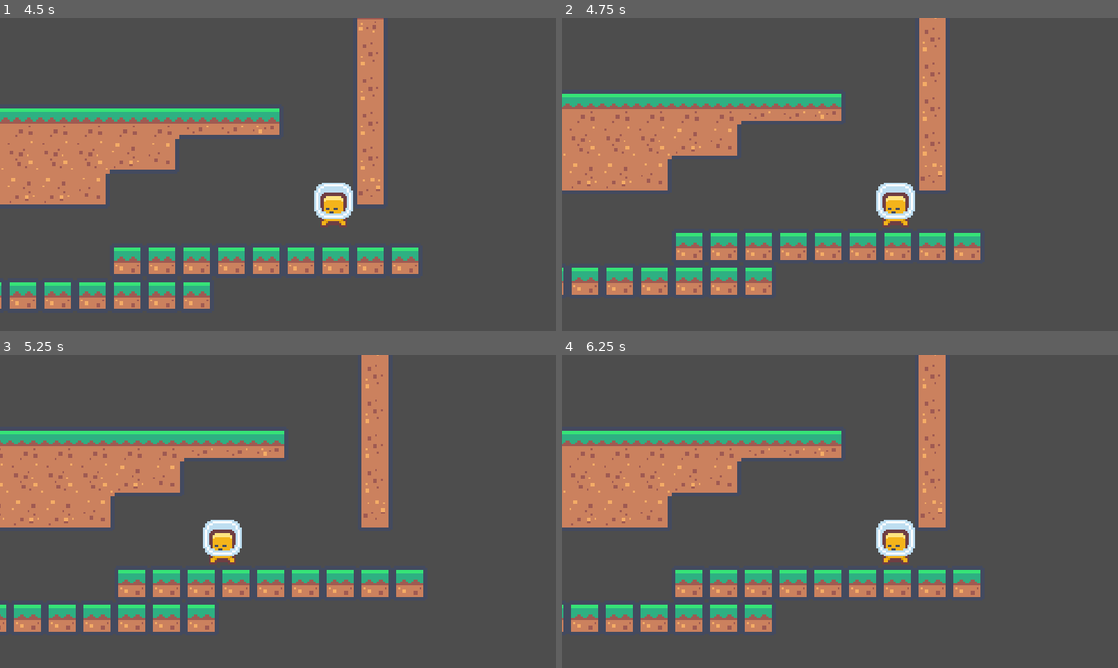
Above: before the commit, frames 1-4 (two rows, left to right).
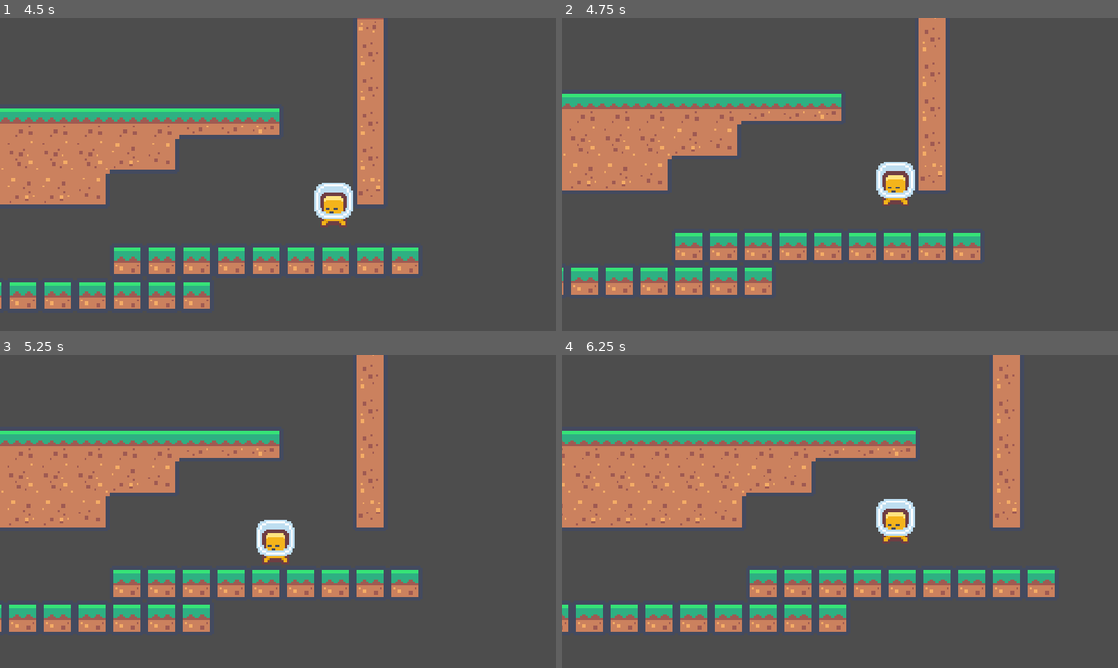
Above: after the commit, the same moments.

Repository: Kubulambula/godot-krouzek
Game: Godot game, scene res://scenes/main_menu.tscn
The game is run twice, just before and just after one commit, with the same random seed, the same clock (stepped at 60 frames per second) and the same inputs. Sound files missing from this copy of the repository are replaced by a short silence.
Inputs:
- Up to frame 1 (4.5 s): click "Play" at 0.5 s; tap Enter at 1.25 s; hold Right (ui_right) 1.28-2.78 s; tap Up (ui_up) at 1.35, 1.52, 1.82, 2.27, 2.3, 2.57, 3.05, 3.77, 3.8, 4.07 s; tap F (ability) at 2.1 s; hold Left (ui_left) 2.78-3.53 s; tap 1 (character1) at 2.85 s; hold Right (ui_right) from 3.53 s (still down); tap 2 (character2) at 3.6 s; tap 3 (character3) at 4.35 s
- Up to frame 2 (4.75 s): keep holding Right (ui_right); tap Up (ui_up) at 4.52, 4.55 s
- Up to frame 3 (5.25 s): tap Up (ui_up) at 4.82 s; release Right (ui_right) at 5.03 s; hold Left (ui_left) from 5.03 s (still down); tap 4 (character4) at 5.1 s
- Up to frame 4 (6.25 s): tap Up (ui_up) at 5.27, 5.3, 5.57, 6.05 s; release Left (ui_left) at 5.78 s; hold Right (ui_right) from 5.78 s (still down); tap L (take_damage) at 5.85 s

Frame 1 is identical in both runs. In frame 2, 1.6% of the frame differs, in the area x 1-75%, y 0-89%; in frame 3, 8.1%; in frame 4, 18%, in the area x 0-89%, y 0-89%.

Commit message:
Add files via upload

Diff:
--- a/charlesdarwin1st/scenes/break_box.gd
+++ b/charlesdarwin1st/scenes/break_box.gd
@@ -1,5 +1,15 @@
 extends StaticBody2D
 
 
-func _on_area_2d_body_entered(body: Node2D) -> void:
+func _on_area_2d_body_entered(body):
+	if body.current_character == "karel":
+		process_mode = ProcessMode.PROCESS_MODE_DISABLED
+		visible = false
+		$AudioStreamPlayer2D.play()
+	else:
+		$AnimationPlayer.play("shake")
+
+
+func _on_audio_stream_player_2d_finished() -> void:
+	print("sound finished")
 	queue_free()
--- a/charlesdarwin1st/scenes/break_box.tscn
+++ b/charlesdarwin1st/scenes/break_box.tscn
@@ -1,7 +1,8 @@
-[gd_scene load_steps=6 format=3 uid="uid://bx0enmy7idriq"]
+[gd_scene load_steps=10 format=3 uid="uid://bx0enmy7idriq"]
 
 [ext_resource type="Script" path="res://scenes/break_box.gd" id="1_ehrgh"]
 [ext_resource type="Texture2D" uid="uid://dka36338lwfdr" path="res://assets/tilemap_packed.png" id="1_ry05v"]
+[ext_resource type="AudioStream" uid="uid://cpicohkx101wq" path="res://assets/334167-sledgehammer-concrete_block_3.wav" id="3_0gsvf"]
 
 [sub_resource type="RectangleShape2D" id="RectangleShape2D_mi0mh"]
 
@@ -11,6 +12,44 @@
 
 [sub_resource type="RectangleShape2D" id="RectangleShape2D_gjtll"]
 size = Vector2(18, 4)
+
+[sub_resource type="Animation" id="Animation_k444f"]
+resource_name = "shake"
+length = 0.2
+step = 0.01
+tracks/0/type = "value"
+tracks/0/imported = false
+tracks/0/enabled = true
+tracks/0/path = NodePath("Sprite2D:position")
+tracks/0/interp = 1
+tracks/0/loop_wrap = true
+tracks/0/keys = {
+"times": PackedFloat32Array(0, 0.02, 0.09, 0.14, 0.2),
+"transitions": PackedFloat32Array(1, 1, 1, 1, 1),
+"update": 0,
+"values": [Vector2(0, 0), Vector2(-1, 3), Vector2(2, -1), Vector2(-2, 2), Vector2(0, 0)]
+}
+
+[sub_resource type="Animation" id="Animation_430gj"]
+length = 0.001
+tracks/0/type = "value"
+tracks/0/imported = false
+tracks/0/enabled = true
+tracks/0/path = NodePath("Sprite2D:position")
+tracks/0/interp = 1
+tracks/0/loop_wrap = true
+tracks/0/keys = {
+"times": PackedFloat32Array(0),
+"transitions": PackedFloat32Array(1),
+"update": 0,
+"values": [Vector2(0, 0)]
+}
+
+[sub_resource type="AnimationLibrary" id="AnimationLibrary_sxgqo"]
+_data = {
+"RESET": SubResource("Animation_430gj"),
+"shake": SubResource("Animation_k444f")
+}
 
 [node name="BreakBox" type="StaticBody2D"]
 script = ExtResource("1_ehrgh")
@@ -30,4 +69,14 @@
 position = Vector2(0, -11)
 shape = SubResource("RectangleShape2D_gjtll")
 
+[node name="AnimationPlayer" type="AnimationPlayer" parent="."]
+libraries = {
+"": SubResource("AnimationLibrary_sxgqo")
+}
+
+[node name="AudioStreamPlayer2D" type="AudioStreamPlayer2D" parent="."]
+process_mode = 3
+stream = ExtResource("3_0gsvf")
+
 [connection signal="body_entered" from="Area2D" to="." method="_on_area_2d_body_entered"]
+[connection signal="finished" from="AudioStreamPlayer2D" to="." method="_on_audio_stream_player_2d_finished"]
--- a/charlesdarwin1st/scenes/karel.gd
+++ b/charlesdarwin1st/scenes/karel.gd
@@ -5,13 +5,13 @@
 	pass
 
 func jump():
-	print("jsem sikulka ale neskacu")
+	get_parent().velocity = -100 * get_parent().gravity.normalized()
 
 func bounce():
 	get_parent().velocity = -300 * get_parent().gravity.normalized()
 
 func run(direction):
-	get_parent().velocity.x = direction * 300
+	get_parent().velocity.x = direction * 150
 
 func run_animation():
 	# get_parent() = $".."
Not shown, added: charlesdarwin1st/assets/334167-sledgehammer-concrete_block_3.wav.import
Not shown, added: charlesdarwin1st/assets/334167-sledgehammer-concrete_block_3.wav
